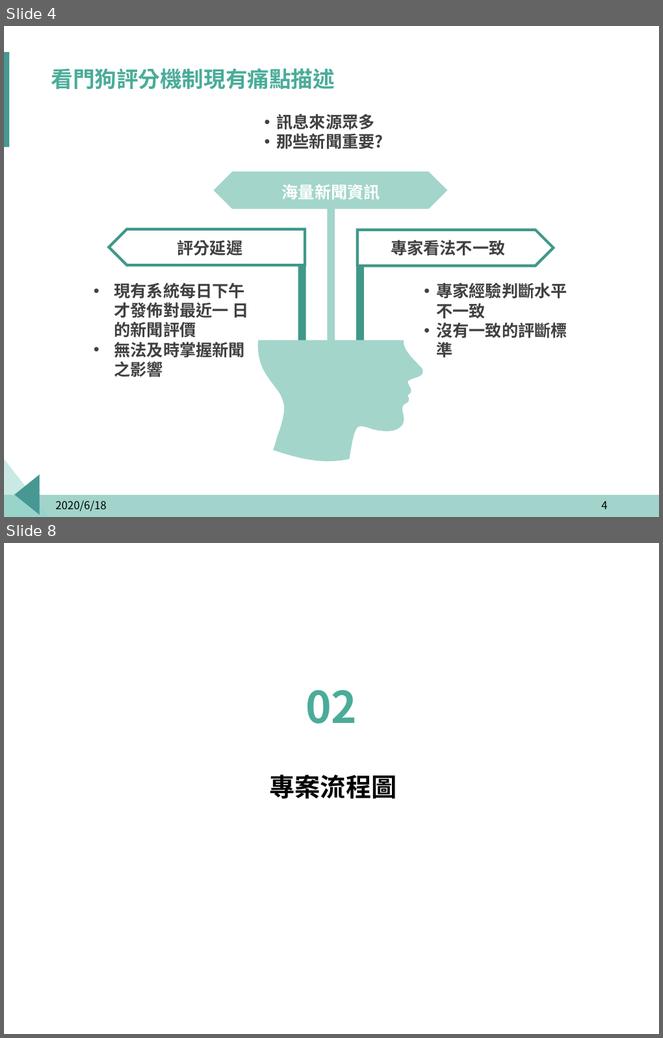
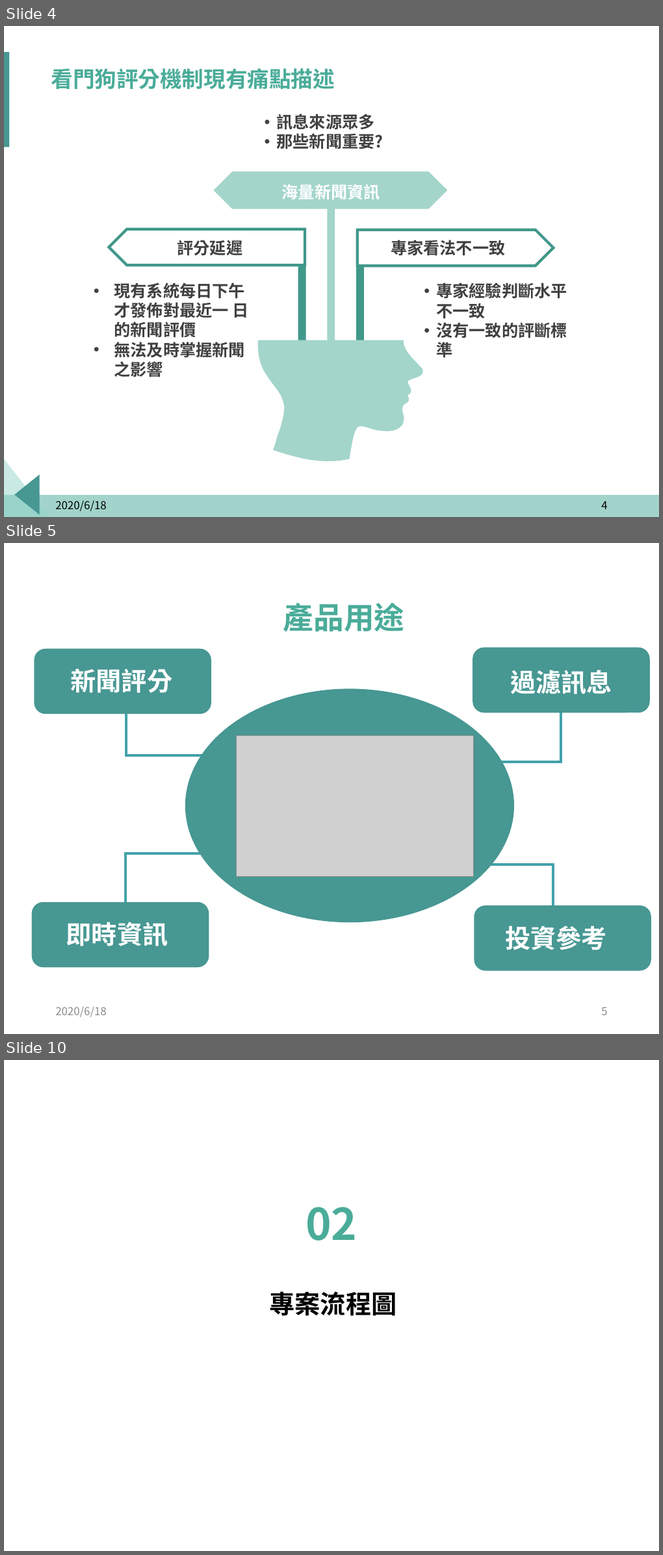
Before and after one commit to p314008dsa/Text-mining, a slide deck: 報告擋/Fintech.pptx. Shown one above the other, each under a label of ours: slides 4 and 8 before the commit, slides 4, 5 and 10 after it; the slides between them are not shown. The pictures are 663x1038 and 663x1555 pixels, drawn with LibreOffice and Linux fonts; fonts in the diff are those of the drawing; grey boxes stand for pictures; background and template pictures are left out. Boxes give left, top, right and bottom in pixels: in the first picture for what was removed or moved away, otherwise in the second. Text is boxed around its words. In the diff, an @@ line names an element or a change of style, - is before the commit and + after.

```diff
--- a/報告擋/Fintech.pptx
+++ b/報告擋/Fintech.pptx
@@ slide 5 added at [4,543,659,1034], background #FFFFFF @@
@@ subtitle added at [284,603,404,632], 33.3 pt, text #4AAC99, bold @@
+產品用途
@@ rounded rectangle added at [34,648,211,714], fill #479793 @@
@@ rounded rectangle added at [473,647,649,713], fill #479793 @@
@@ text added at [71,668,173,693], 28 pt, text #FFFFFF, bold @@
+新聞評分
@@ text added at [510,670,612,694], 28 pt, text #FFFFFF, bold @@
+過濾訊息
@@ ellipse added at [185,689,514,923], fill #479793 @@
@@ elbow line added from (631, 692) to (493, 762), #43A2AC 3 pt @@
@@ elbow line added from (126, 706) to (217, 804), #43A2AC 3 pt @@
@@ picture added at [236,736,473,877] @@
@@ elbow line added from (202, 854) to (50, 924), #43A2AC 3 pt @@
@@ elbow line added from (624, 911) to (483, 865), #43A2AC 3 pt @@
@@ rounded rectangle added at [31,902,208,967], fill #479793 @@
@@ rounded rectangle added at [475,906,651,971], fill #479793 @@
@@ text added at [66,922,168,947], 28 pt, text #FFFFFF, bold @@
+即時資訊
@@ text added at [505,926,607,951], 28 pt, text #FFFFFF, bold @@
+投資參考
@@ text added at [55,1007,106,1017], 12 pt, text #8C8C8C @@
+2020/6/18
@@ page number added at [601,1008,607,1016], 12 pt, text #8C8C8C @@
+5
@@ what was slide 8 is now slide 10 @@
```
Also in this commit, not shown: 10 slides changed, 1 other slide added.
